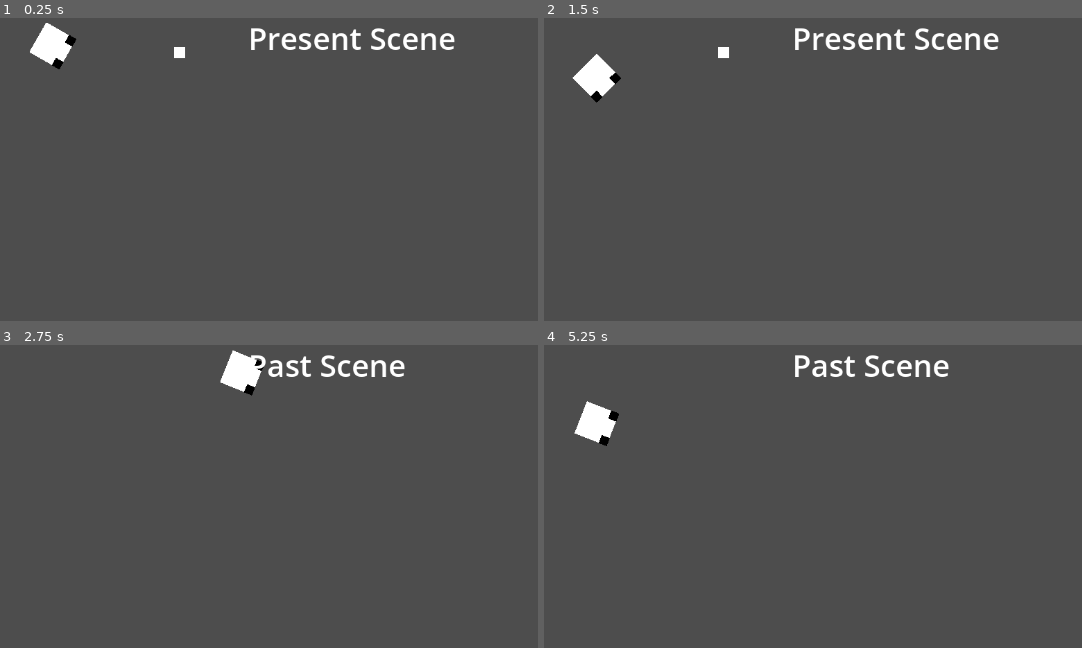
Above: before the commit, frames 1-4 (two rows, left to right).
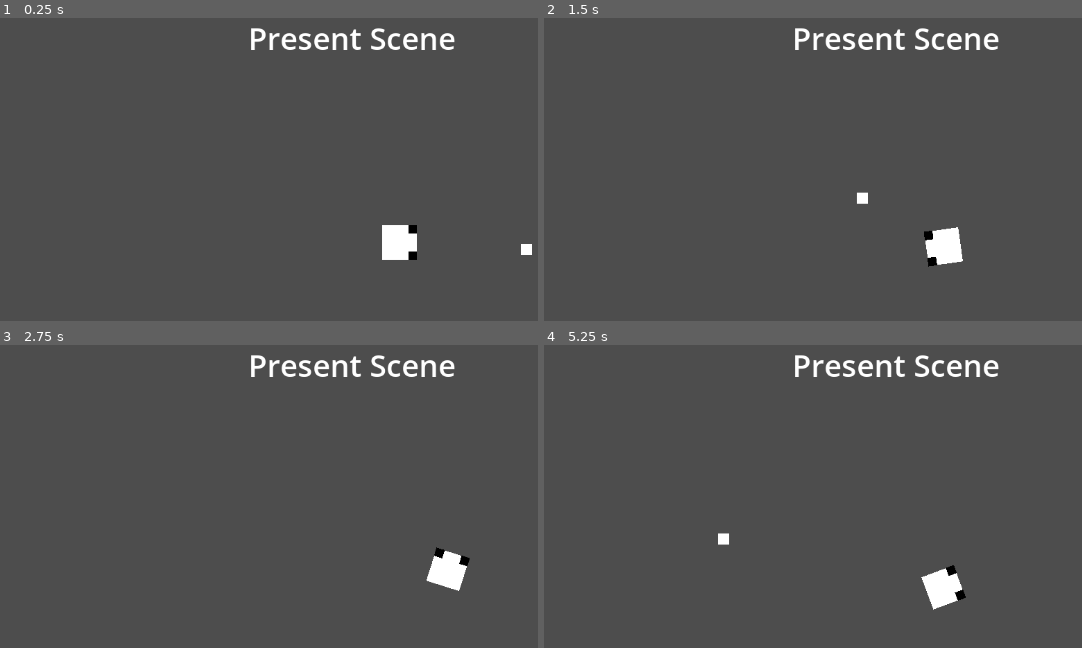
Above: after the commit, the same moments.

Repository: Thomson-Lam/LoJam24
Game: Godot game, scene res://Scenes/presentScene.tscn
The game is run twice, just before and just after one commit, with the same random seed, the same clock (stepped at 60 frames per second) and the same inputs.
Inputs (mouse positions are in pixels of both pictures, inside the frame that each line leads up to):
- Up to frame 1 (0.25 s): no input
- Up to frame 2 (1.5 s): tap Enter at 0.5 s; move the mouse to (outside the picture) at 0.52 s; hold D (right) 0.53-1.28 s; hold Q (SwapScene) 0.53-1.28 s; move the mouse to (786, 266) at 1.27 s; hold S (down) from 1.28 s (still down); tap Q (SwapScene) at 1.35 s
- Up to frame 3 (2.75 s): move the mouse to (478, 469) at 2.02 s; release S (down) at 2.03 s; hold D (right) from 2.03 s (still down); hold Q (SwapScene) from 2.03 s (still down)
- Up to frame 4 (5.25 s): move the mouse to (outside the picture) at 2.77 s; release D (right) at 2.78 s; release Q (SwapScene) at 2.78 s; hold W (up) 2.78-3.53 s; tap Q (SwapScene) at 2.85, 4.35 s; move the mouse to (outside the picture) at 3.52 s; hold Q (SwapScene) 3.53-4.28 s; hold A (left) 3.53-5.03 s; move the mouse to (705, 502) at 4.27 s; move the mouse to (985, 569) at 5.02 s; hold S (down) from 5.03 s (still down); hold Q (SwapScene) from 5.03 s (still down)

The runs differ from the first frame. In frame 1, 1.7% of the frame differs, in the area x 5-99%, y 1-80%; in frame 2, 1.7%; in frame 3, 2.7%; in frame 4, 2.8%, in the area x 5-85%, y 3-88%.

Commit message:
Teleporting and Camera movement

Diff:
--- a/LoJam24Game/Scenes/pastScene.tscn
+++ /dev/null
@@ -1,44 +0,0 @@
-[gd_scene load_steps=4 format=3 uid="uid://yyegl3e3ykxh"]
-
-[ext_resource type="Script" path="res://Scripts/PlayerMovement.gd" id="1_xnbeb"]
-[ext_resource type="Texture2D" uid="uid://c3l6xhtg7dyxq" path="res://Art/White Square.png" id="2_iw6vx"]
-
-[sub_resource type="RectangleShape2D" id="RectangleShape2D_j30qg"]
-size = Vector2(16, 16)
-
-[node name="PastScene" type="Node2D"]
-
-[node name="CanvasLayer" type="CanvasLayer" parent="."]
-
-[node name="RichTextLabel" type="RichTextLabel" parent="CanvasLayer"]
-offset_left = 358.0
-offset_top = -2.0
-offset_right = 842.0
-offset_bottom = 267.0
-theme_override_font_sizes/normal_font_size = 44
-text = "Past Scene"
-tab_size = 9
-metadata/_edit_use_anchors_ = true
-
-[node name="CharacterBody2D" type="CharacterBody2D" parent="."]
-position = Vector2(76, 40)
-scale = Vector2(3.1, 3.1)
-script = ExtResource("1_xnbeb")
-
-[node name="CollisionShape2D" type="CollisionShape2D" parent="CharacterBody2D"]
-shape = SubResource("RectangleShape2D_j30qg")
-
-[node name="Sprite2D" type="Sprite2D" parent="CharacterBody2D"]
-texture = ExtResource("2_iw6vx")
-
-[node name="LeftEye" type="Sprite2D" parent="CharacterBody2D/Sprite2D"]
-modulate = Color(0, 0, 0, 1)
-position = Vector2(6.12903, -6.12903)
-scale = Vector2(0.251613, 0.251613)
-texture = ExtResource("2_iw6vx")
-
-[node name="RightEye" type="Sprite2D" parent="CharacterBody2D/Sprite2D"]
-modulate = Color(0, 0, 0, 1)
-position = Vector2(6.12903, 6.12903)
-scale = Vector2(0.251613, 0.251613)
-texture = ExtResource("2_iw6vx")
--- a/LoJam24Game/Scenes/presentScene.tscn
+++ b/LoJam24Game/Scenes/presentScene.tscn
@@ -43,6 +43,9 @@
 scale = Vector2(0.251613, 0.251613)
 texture = ExtResource("2_2y6g5")
 
+[node name="Camera2D" type="Camera2D" parent="CharacterBody2D"]
+position_smoothing_enabled = true
+
 [node name="WhiteSquare" type="Sprite2D" parent="."]
 position = Vector2(259, 50)
 texture = ExtResource("2_2y6g5")
--- a/LoJam24Game/Scripts/PlayerMovement.gd
+++ b/LoJam24Game/Scripts/PlayerMovement.gd
@@ -4,6 +4,12 @@
 var direction
 var mousePos = Vector2(0, 0)
 var playerPos = Vector2(0, 0)
+var inPresent = true
+
+@onready var camera := get_viewport().get_camera_2d()
+
+func _ready():
+	pass
 
 func _physics_process(delta):
 	mousePos = get_global_mouse_position()
@@ -11,3 +17,18 @@
 	direction = Input.get_vector("left", "right", "up", "down")
 	position += speed * delta * direction
 	playerPos = position
+
+func _input(event):
+	if event.is_action_pressed("SwapScene"):
+		SwapAreas()
+
+
+func SwapAreas():
+	if inPresent == true:
+		position += Vector2(500, 0)
+	else:
+		position -= Vector2(500, 0)
+	camera.position_smoothing_enabled = false;
+	await get_tree().create_timer(0.1).timeout
+	camera.position_smoothing_enabled = true;
+	inPresent = !inPresent
--- a/LoJam24Game/Scripts/SceneSwitch.gd
+++ b/LoJam24Game/Scripts/SceneSwitch.gd
@@ -10,17 +10,3 @@
 # Called every frame. 'delta' is the elapsed time since the previous frame.
 func _process(delta):
 	pass
-
-func _input(event):
-	if event.is_action_pressed("SwapScene"):
-		SwitchScene();
-
-func SwitchScene():
-	var playerInfo = get_node("/root/Scripts/PlayerMovement.gd")
-
-	if inPresent == false:
-		get_tree().change_scene_to_file("res://Scenes/presentScene.tscn")
-	else:
-		get_tree().change_scene_to_file("res://Scenes/pastScene.tscn")
-
-	inPresent = !inPresent
